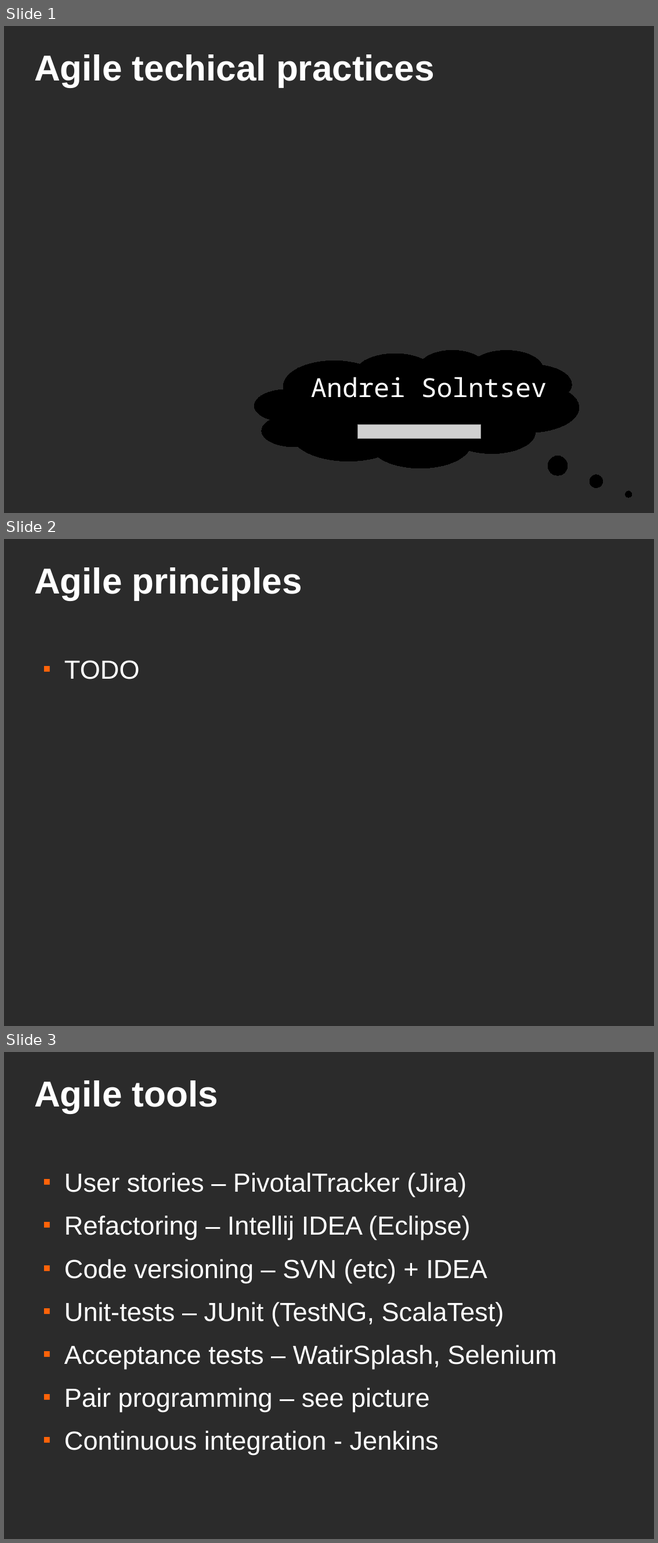
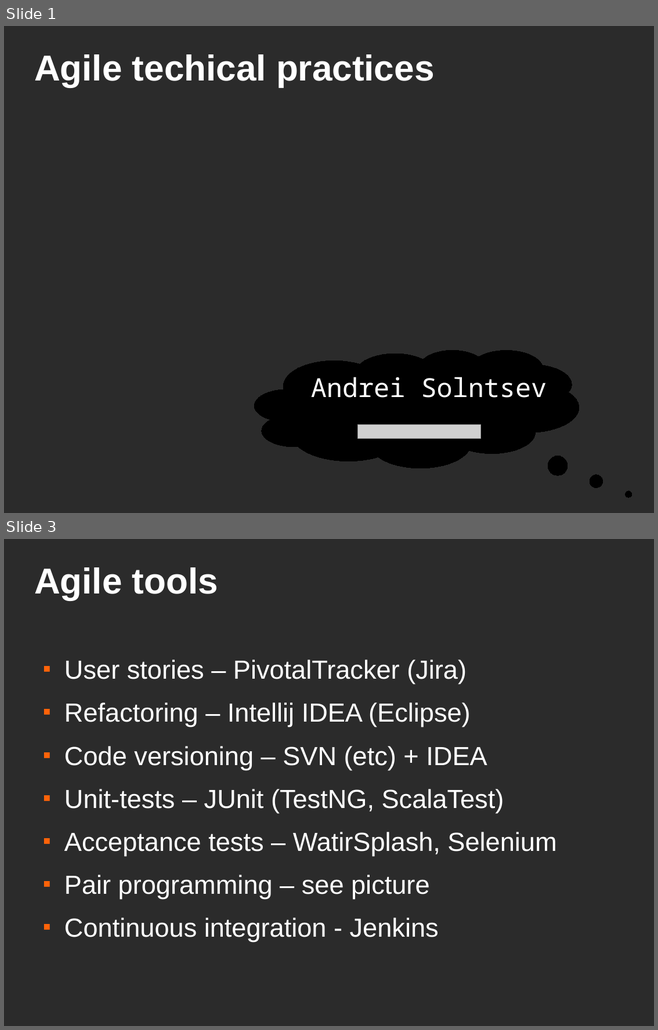
Before and after one commit to asolntsev/presentations, a slide deck: agile-technical-practices/agile-techical-practices.agile-ee.odp. Shown one above the other, each under a label of ours: slides 1, 2 and 3 before the commit, slides 1 and 3 after it; the slides between them are not shown. The pictures are 658x1543 and 658x1030 pixels, drawn with LibreOffice and Linux fonts; fonts in the diff are those of the drawing; grey boxes stand for pictures; background and template pictures are left out; a plain dark background stands for a picture behind light text. Boxes give left, top, right and bottom in pixels: in the first picture for what was removed or moved away, otherwise in the second. Text is boxed around its words. In the diff, an @@ line names an element or a change of style, - is before the commit and + after.

```diff
--- a/agile-technical-practices/agile-techical-practices.agile-ee.odp
+++ b/agile-technical-practices/agile-techical-practices.agile-ee.odp
@@ slide 2 removed at (4, 539, 654, 1026), background picture (left out) @@
@@ title removed at (34, 567, 302, 600) @@
-Agile principles
@@ text removed at (64, 660, 140, 679) @@
-■ TODO
```
Also in this commit, not shown: 1 slide added, 2 other files.
